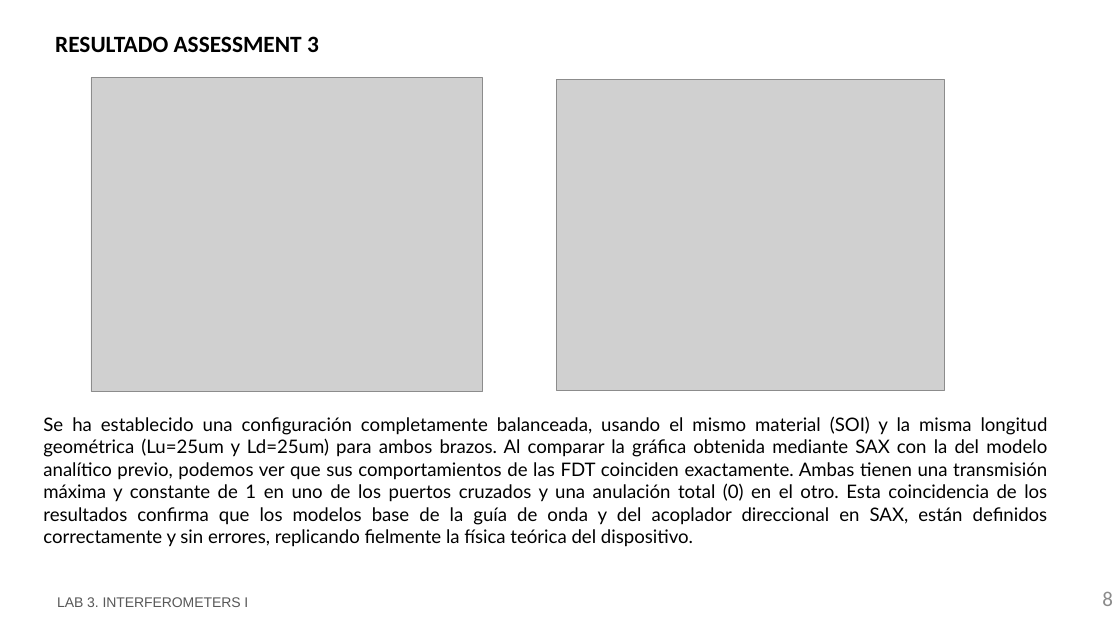
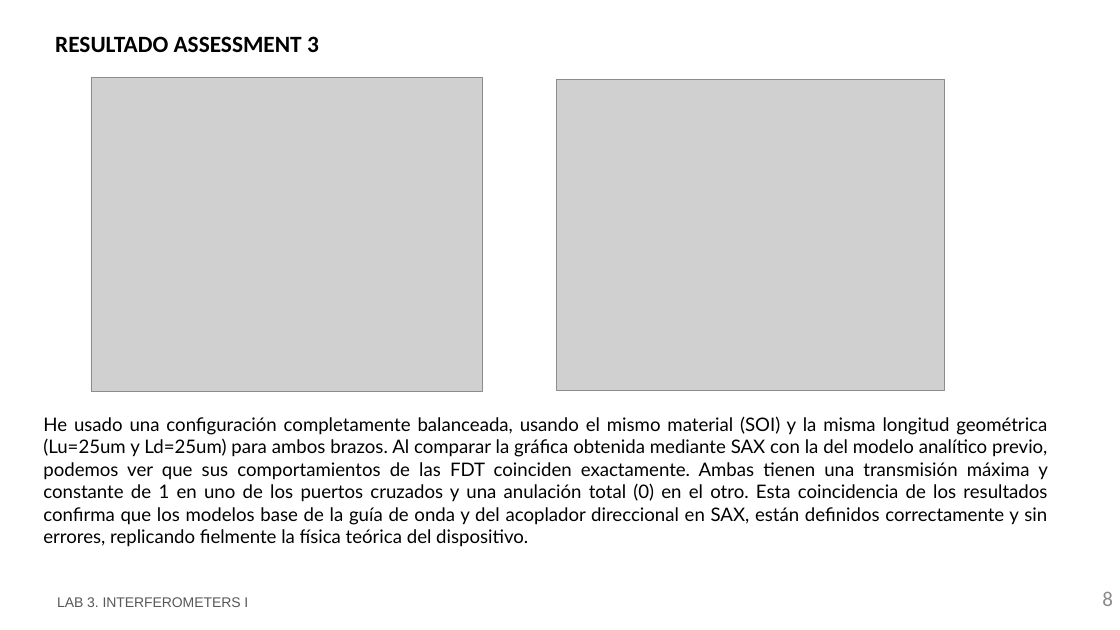
Before and after one commit to MariaJulve/pic-upv-lab3, a slide deck: slide 8 of LabBook_3.pptx. Drawn at 1120x630 pixels with LibreOffice and Linux fonts; fonts in the diff are those of the drawing; grey boxes stand for pictures; background and template pictures are left out. Boxes give left, top, right and bottom in pixels: in the first picture for what was removed or moved away, otherwise in the second. Text is boxed around its words. In the diff, an @@ line names an element or a change of style, - is before the commit and + after.

```diff
--- a/LabBook_3.pptx
+++ b/LabBook_3.pptx
@@ text at <box>43,416,1048,547</box>: text changed @@
-Se ha establecido una configuración completamente balanceada, usando el mismo material (SOI) y la misma longitud geométrica (Lu=25um y Ld=25um) para ambos brazos. Al comparar la gráfica obtenida mediante SAX con la del modelo analítico previo, podemos ver que sus comportamientos de las FDT coinciden exactamente. Ambas tienen una transmisión máxima y constante de 1 en uno de los puertos cruzados y una anulación total (0) en el otro. Esta coincidencia de los resultados confirma que los modelos base de la guía de onda y del acoplador direccional en SAX, están definidos correctamente y sin errores, replicando fielmente la física teórica del dispositivo.
+He usado una configuración completamente balanceada, usando el mismo material (SOI) y la misma longitud geométrica (Lu=25um y Ld=25um) para ambos brazos. Al comparar la gráfica obtenida mediante SAX con la del modelo analítico previo, podemos ver que sus comportamientos de las FDT coinciden exactamente. Ambas tienen una transmisión máxima y constante de 1 en uno de los puertos cruzados y una anulación total (0) en el otro. Esta coincidencia de los resultados confirma que los modelos base de la guía de onda y del acoplador direccional en SAX, están definidos correctamente y sin errores, replicando fielmente la física teórica del dispositivo.
```
Also in this commit, not shown: 1 other slide changed, 3 slides added, 1 other file.
